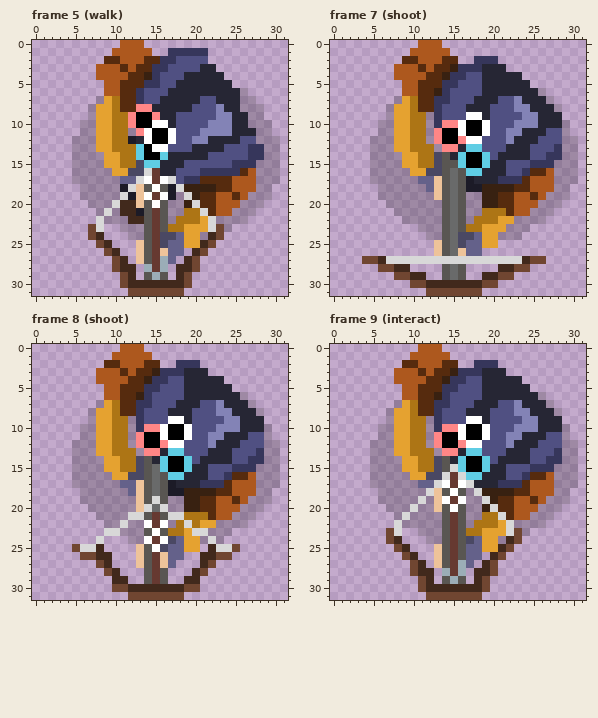
A pixel-art file gets an edit: Assets/Sprites/HuntressDahliaSprite.ase. Above, as it was before the edit.
32x32 pixels, 15 frames. Shown: frame 5 (walk), frame 7 (shoot), frame 8 (shoot), frame 9 (interact). The commit also changed other frames, which this record leaves out.
The result:
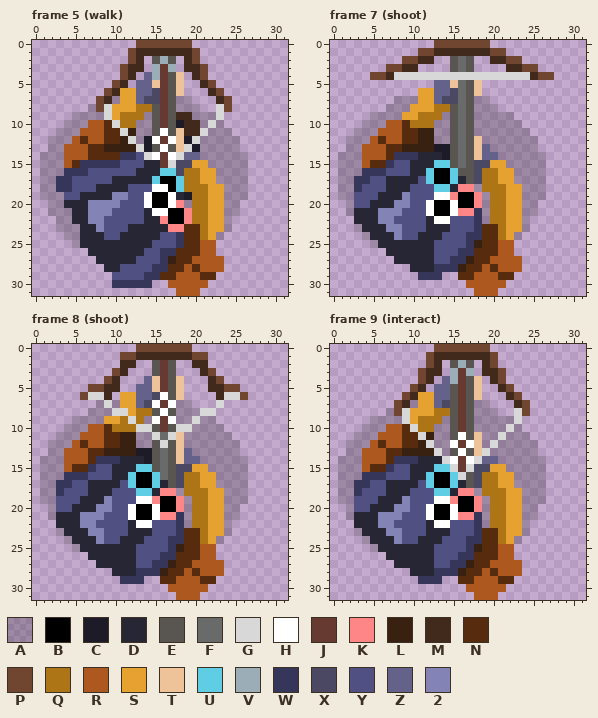
Palette (. is transparent): A #00000032  B #000000  C #1c1b27  D #262634  E #595652  F #696a6a  G #d8d8d8  H #ffffff  J #663931  K #ff8686  L #382111  M #41291c  N #562b0e  P #704631  Q #ad7515  R #ad581e  S #e5a230  T #eec39a  U #5fcde4  V #9badb7  W #36365b  X #4a4863  Y #505082  Z #64618a  2 #8383b6
From old to new:
Changed rows in their new state; - is an unchanged pixel.
Frame 5 (walk):
first column x 1:
 0 ----------..PPPPPPP-----------
 1 ---------..PMMMMMMMP.---------
 2 --------...PM.EVE.MP.---------
 3 -------...PMM.VJV.MMP.--------
 4 -------...PM.ZVJET.MP..-------
 5 --------.PM.ZZTJET..MP..------
 6 --------PMSSZZXJET...MP...----
 7 -------PMASSZXXJEAA...MP...---
 8 -------PGSSSQQEJEAAA..GP....--
 9 ----AA-AGS-QQAEJEMMAAAG.....--
10 ---AA-RRNG-QAAEJECMMAGA......-
11 --AAARRRNNGLAAEHETMMGAAA.....-
12 -AAARNRRNNLGACHJ-TCGAAAAA.....
13 -AARRRNNLLLLGCE-ETGCAAAAA.....
14 AAARRRNNNNWWYGHJHGZZAAAAAA....
15 AAARNWWWWWYYYDDJGXXSSAAAAA....
16 AAAWWWYYYYYYDDDUUXQQSSAAAA....
17 AAWWYYYYYDDDDDUBBUQQSSAAAA....
18 AAWWYYYDDDDYYY-HBUQQQSSAAA...-
19 AAAYYDDDD22YY-BBHDCQQSSAAA...-
20 -AADDD2222YYYHBBHKAQQSSAA...--
21 -AAADD222YYYYDHHBBK-QSSA-..---
22 --AADD22YYYYYDDKBBK-QSS-..----
23 --AAADD2YYYDDDDDKKNNQSS-------
24 ---AADDDYYDDDDDYYWNNQSA-------
25 ----ADDDDDDDDDYYYWNNRR--------
26 ------DDDDDDDYYWWNNNRR--------
27 -------DDDDDYYYWLNNRRRR-------
28 --------DDYYYYWWNNRNRRR-------
29 ---------YYYYWWNNRRRNN--------
30 ---------WWWWW..RRRRR---------
31 -----------......RRR----------
Frame 7 (shoot):
first column x 1:
 0 ----------..PPPPPPP-----------
 1 ---------.PPMMMMMMMPP---------
 2 --------PPMM..EFE..MMPP-------
 3 ------PPMM....EFE....MMPP-----
 4 ----PPMGGGGGGGGGGGGGGGGGMPP---
 5 --------....ZZTFET......------
 6 --------..SSZZXFET........----
 7 --------AASSZXXFEAA........---
 8 -------AASSSQQEFEAAA........--
 9 ----AA-A-S-QQAEFEAAAAA......--
10 ---AA-RRN--QAAEFEAAAAAA......-
11 --AAARRRNNLLAAEFEAAAAAAA.....-
12 -AAARNRRNNLLAAEFETAAAAAAA.....
13 -AARRRNNLLLLCCEFETZAAAAAA.....
14 AAARRRNWWWDDDCEFETZZAAAAAA....
15 AAARNNWYYDDDUU-FEXXSSAAAAA....
16 AAAWWWYYYDDUBBU-EXQQSSAAAA....
17 AAWWYYDDDDYUBBUDEXQQSSAAAA....
18 AAWYYYDDDYYYUUDKKAQQQSSAAA...-
19 AAYYYDDD2YYYHHKBBKAQQSSAAA...-
20 -AYYDDD22YYHBBHBBKAQQSSAA...--
21 -ADDD222YYYHBBHKKWA--SSA-..---
22 --DDD22YYYYDHHYYYWA-Q-S-..----
23 --ADDD22YYYDDDYYYWNNQSS-------
24 ---ADDD2YYDDDYYYWWNNQS--------
25 ----ADDDDDDDYYYYWLNNRR--------
26 ------DDDDDDYYYWWNNNRR--------
27 ---....DDDDDYYWWLNNRRRR...----
28 -----....DDDWWWLNNRNRRR.------
29 -------...WWW..NNRRRNN--------
30 ---------.......RRRRR---------
31 -----------......RRR----------
Frame 8 (shoot):
first column x 1:
 0 ----------..PPPPPPP-----------
 1 ---------.PPMMMMMMMPP---------
 2 --------..MM..EJE..MM---------
 3 -------..PM...EJE...MP--------
 4 -------.PM...ZTJET...MP-------
 5 ------PPMM..ZZTJET...MMPP-----
 6 -----PGGM.SSZZXHET....MGGP----
 7 --------GASSZXHJHAA...G....---
 8 -------AAGGSQQEHEAAAGG......--
 9 ----AA-A-S-GQAHJ-AAGAA......--
10 ---AA-RRN--QGGEJEGGAAAA......-
11 --AAARRRNNLLAAGFGTAAAAAA.....-
12 -AAARNRRNNLLAAEGETAAAAAAA.....
13 -AARRRNNLLLLCCEFETZAAAAAA.....
14 AAARRRNWWWDDDCEFETZZAAAAAA....
15 AAARNNWYYDDDUUEFEXXSSAAAAA....
16 AAAWWWYYYDDUBBUFEXQQSSAAAA....
17 AAWWYYDDDDYUBBUDEXQQSSAAAA....
18 AAWYYYDDDYYYUUDKKAQQQSSAAA...-
19 AAYYYDDD2YYYHHKBBKAQQSSAAA...-
20 -AYYDDD22YYHBBHBBKAQQSSAA...--
21 -ADDD222YYYHBBHKKWA--SSA-..---
22 --DDD22YYYYDH-YYYWA-Q-S-..----
23 --ADDD22YYYDDDYYYWNNQSS-------
24 ---ADDD2YYDDDYYYWWNNQS--------
25 ----ADDDDDDDYYYYWLNNRR...-----
26 -----.DDDDDDYYYWWNNNRR..------
27 -------DDDDDYYWWLNNRRRR-------
28 --------.DDDWWWLNNRNRRR-------
29 ---------.WWW..NNRRRNN--------
30 ---------.......RRRRR---------
31 -----------......RRR----------
Frame 9 (interact):
first column x 1:
 0 ----------..PPPPPPP-----------
 1 ---------..PMMMMMMMP----------
 2 --------...PM.EVE.MP----------
 3 -------...PMM.VJV.MMP---------
 4 -------...PM.ZVJET.MP..-------
 5 --------.PM.ZZEJET..MP..------
 6 --------PMSSZZEJET...MP...----
 7 -------PMASSZXEJEAA...MP...---
 8 -------PGSSSQQEJEAAA..GP....--
 9 ----AA-AGS-QQAEJEAAAAAG.....--
10 ---AA-RRNG-QAAEJEAAAAGA......-
11 --AAARRRNNGLAAE-ETAAGAAA.....-
12 -AAARNRRNNLGAAHJ-TAGAAAAA.....
13 -AARRRNNLLLLGAEHETGAAAAAA.....
14 AAARRRNWWWDDDGHJHGZZAAAAAA....
15 AAARNNWYYDDDUU-JGXXSSAAAAA....
16 AAAWWWYYYDDUBBU-EXQQSSAAAA....
17 AAWWYYDDDDYUBBUDEXQQSSAAAA....
18 AAWYYYDDDYYYUUDKKAQQQSSAAA...-
19 AAYYYDDD2YYYH-KBBKAQQSSAAA...-
20 -AYYDDD22YYHBB-BBKAQQSSAA...--
21 -ADDD222YYYHBBHKKWA-QSSA-..---
22 --DDD22YYYYDHHYYYWA-QSS-..----
23 --ADDD22YYYDDDYYYWNNQSS-------
24 ---ADDD2YYDDDYYYWWNNQSA-------
25 ----ADDDDDDDYYYYWLNNRR--------
26 ------DDDDDDYYYWWNNNRR--------
27 -------DDDDDYYWWLNNRRRR-------
28 ---------DDDWWWLNNRNRRR-------
29 ----------WWW..NNRRRNN--------
30 ----------......RRRRR---------
31 -----------......RRR----------
Boxes around the changes in both pictures, in picture pixels (x1, y1, x2, y2):
changed: (40, 40, 280, 296)
changed: (338, 40, 578, 296)
changed: (40, 344, 280, 600)
changed: (338, 344, 578, 600)
